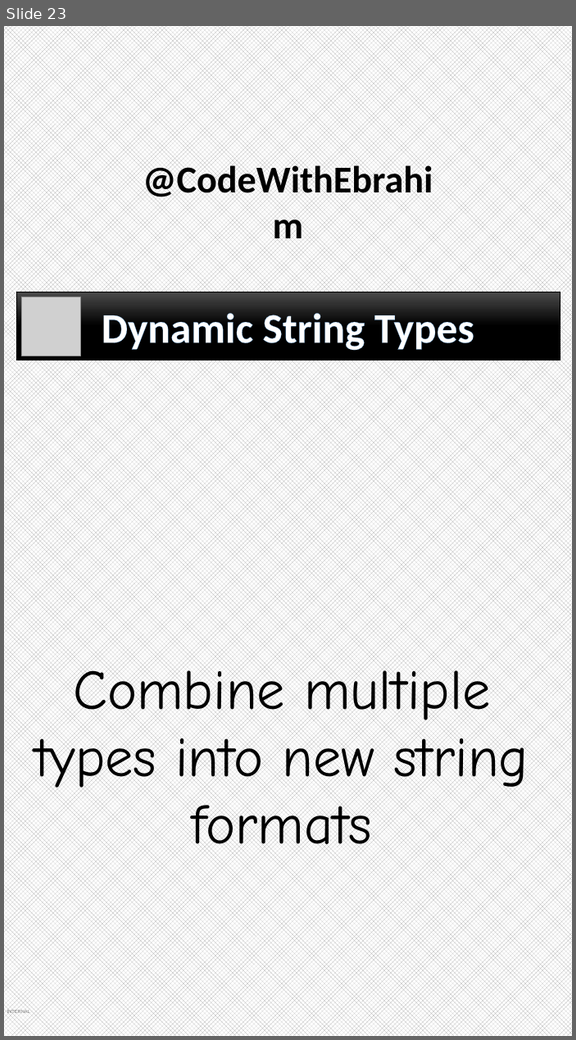
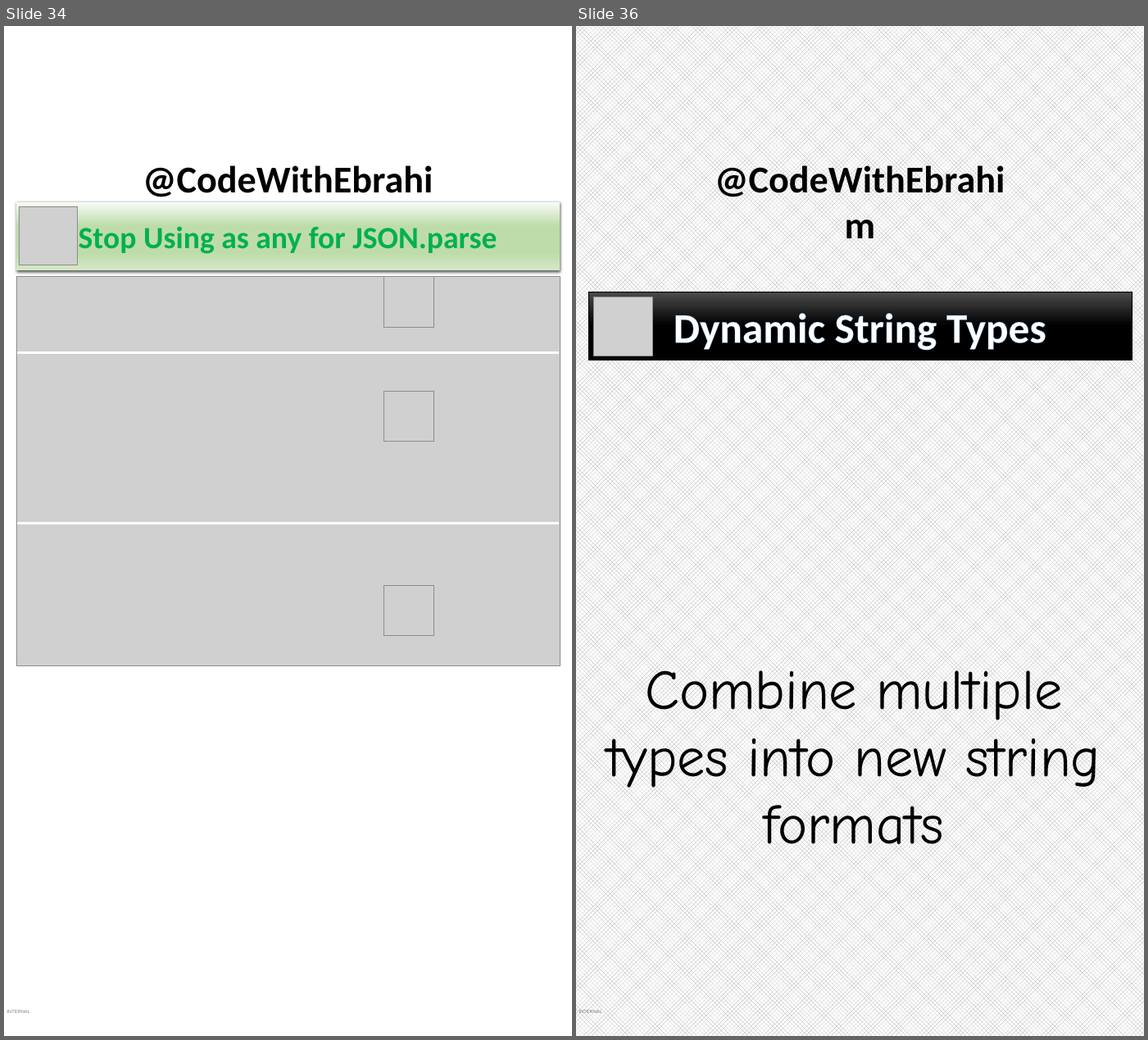
Before and after one commit to ebrahimsalehi1/python_codes, a slide deck: assets/images.pptx. Shown side by side, each under a label of ours: slide 23 before the commit, slides 34 and 36 after it; the slides between them are not shown. The pictures are 576x1040 and 1148x1040 pixels, drawn with LibreOffice and Linux fonts; fonts in the diff are those of the drawing; grey boxes stand for pictures; background and template pictures are left out. Boxes give left, top, right and bottom in pixels: in the first picture for what was removed or moved away, otherwise in the second. Text is boxed around its words. In the diff, an @@ line names an element or a change of style, - is before the commit and + after.

```diff
--- a/assets/images.pptx
+++ b/assets/images.pptx
@@ slide 34 added at <box>4,26,572,1036</box>, background picture (left out); not listed: 2 template elements that a slide beside it also shows @@
@@ rectangle added at <box>16,202,560,270</box>, fill gradient #F8FBF6 to #BEDCAA to #D4E8C6, 44 pt, text #00B050, bold @@
+Stop Using as any for JSON.parse
@@ picture added at <box>19,206,77,265</box> @@
@@ picture added at <box>16,277,560,666</box> @@
@@ picture added at <box>384,277,434,327</box> @@
@@ line added from (17, 353) to (559, 353), #FFFFFF 3 pt @@
@@ picture added at <box>384,391,434,442</box> @@
@@ line added from (17, 524) to (560, 524), #FFFFFF 3 pt @@
@@ picture added at <box>384,585,434,636</box> @@
@@ what was slide 23 is now slide 36 @@
```
Also in this commit, not shown: 15 other slides added, 2 slides removed, 45 other files.
